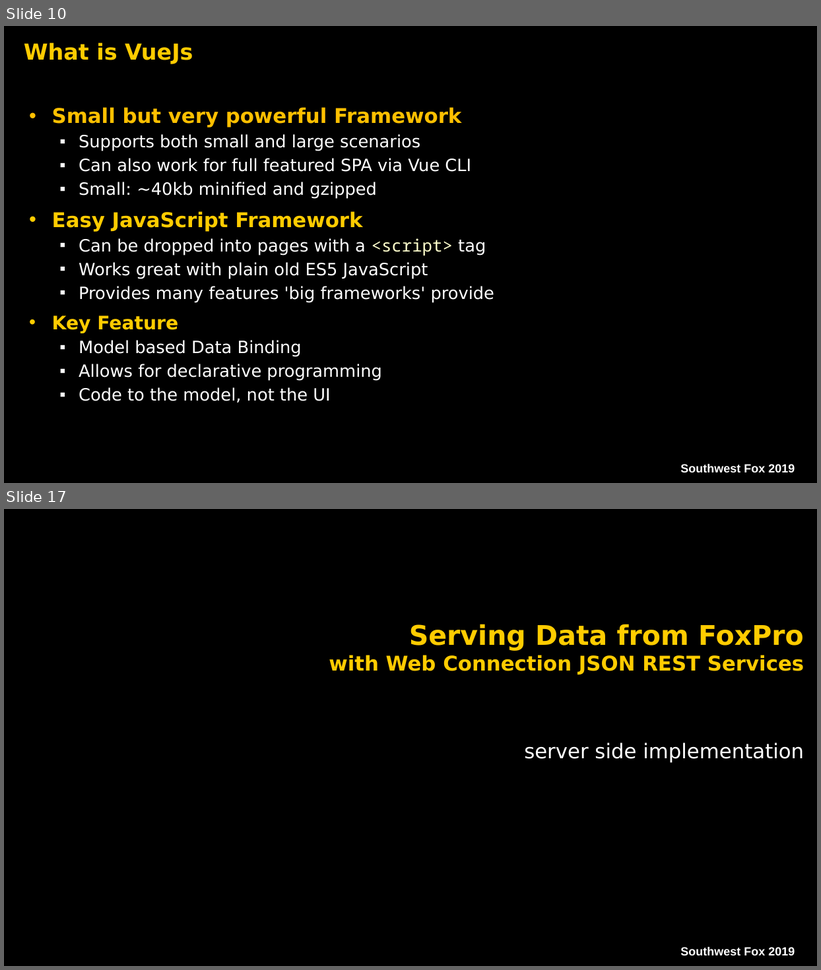
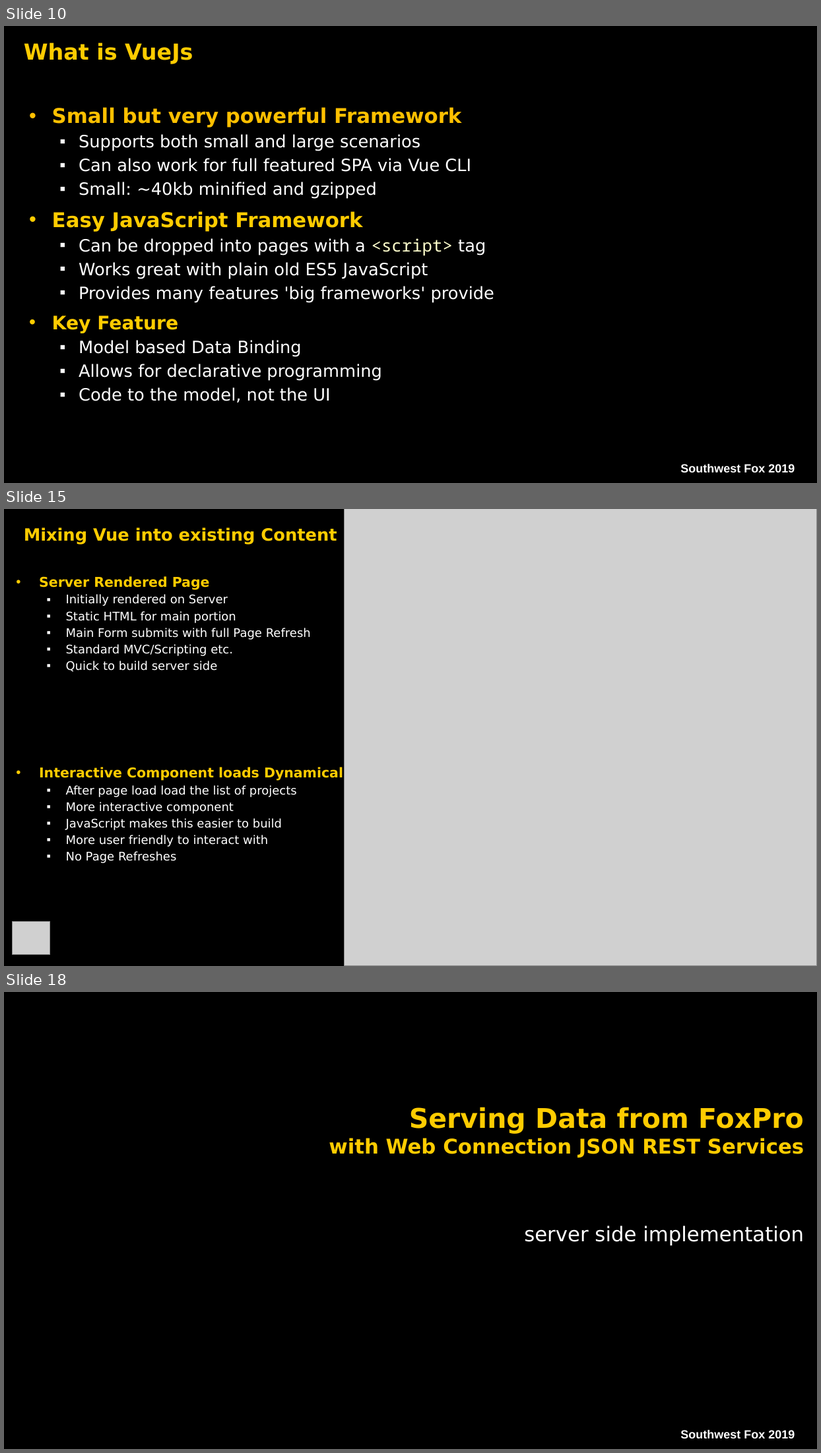
Before and after one commit to RickStrahl/SWFOX2019_Vue, a slide deck: Documents/Strahl_VueEnhanceWebApplications.pptx. Shown one above the other, each under a label of ours: slides 10 and 17 before the commit, slides 10, 15 and 18 after it; the slides between them are not shown. The pictures are 821x970 and 821x1453 pixels, drawn with LibreOffice and Linux fonts; fonts in the diff are those of the drawing; grey boxes stand for pictures; background and template pictures are left out. Boxes give left, top, right and bottom in pixels: in the first picture for what was removed or moved away, otherwise in the second. Text is boxed around its words. In the diff, an @@ line names an element or a change of style, - is before the commit and + after.

```diff
--- a/Documents/Strahl_VueEnhanceWebApplications.pptx
+++ b/Documents/Strahl_VueEnhanceWebApplications.pptx
@@ slide 15 added at (x1=4, y1=509, x2=817, y2=966), background picture (left out) @@
@@ title added at (x1=24, y1=527, x2=337, y2=545), 20 pt, text #FFCC00, bold @@
+Mixing Vue into existing Content
@@ picture added at (x1=345, y1=509, x2=817, y2=966) @@
@@ text added at (x1=39, y1=576, x2=356, y2=863), 14 pt, text #FFFFFF @@
+• Server Rendered Page
+  ▪ Initially rendered on Server
+  ▪ Static HTML for main portion
+  ▪ Main Form submits with full Page Refresh
+  ▪ Standard MVC/Scripting etc.
+  ▪ Quick to build server side
+• Interactive Component loads Dynamically
+  ▪ After page load load the list of projects
+  ▪ More interactive component
+  ▪ JavaScript makes this easier to build
+  ▪ More user friendly to interact with
+  ▪ No Page Refreshes
@@ picture added at (x1=12, y1=922, x2=50, y2=955) @@
@@ what was slide 17 is now slide 18 @@
```
Also in this commit, not shown: 12 slides changed, 24 other files.
